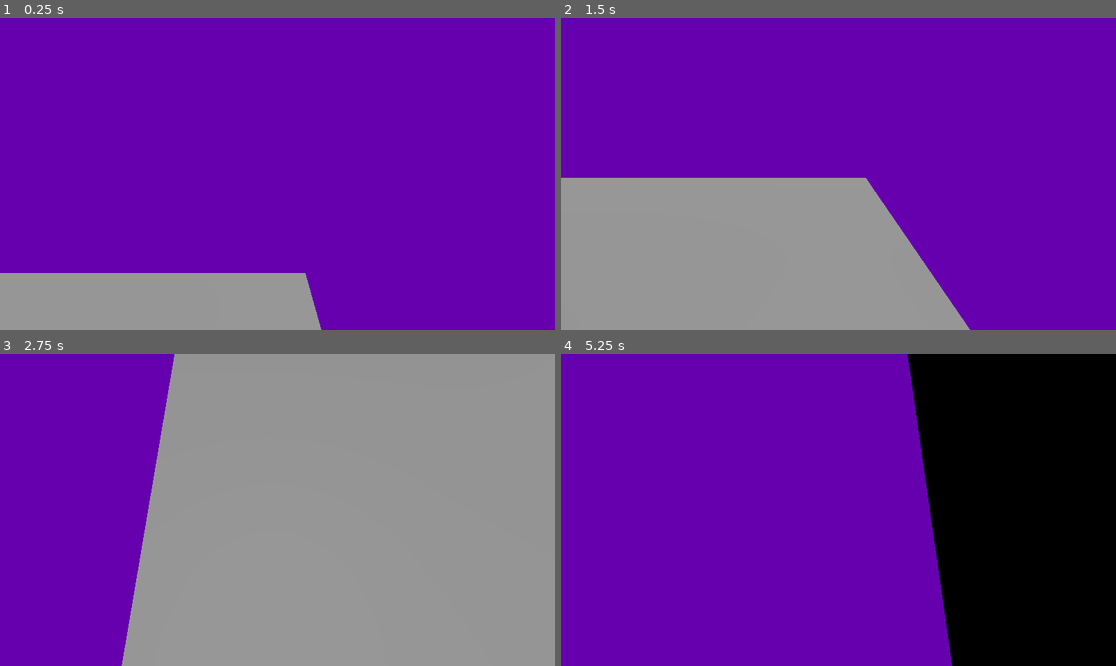
Above: before the commit, frames 1-4 (two rows, left to right).
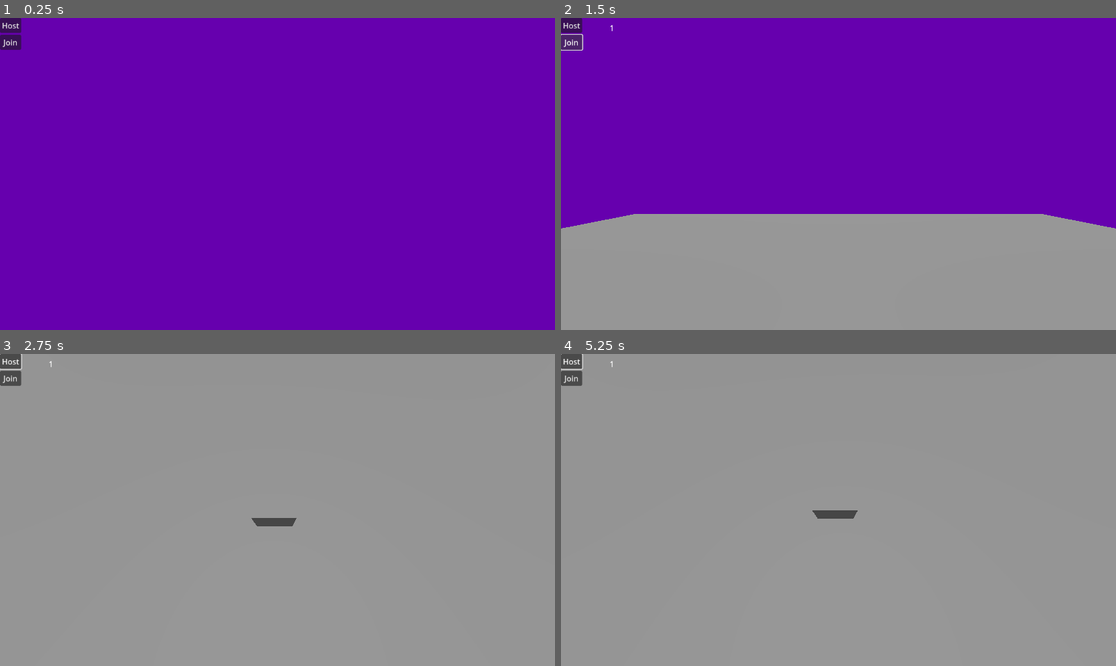
Above: after the commit, the same moments.

Repository: DimoNika/minigames
Game: Godot game, scene res://scenes/world.tscn
The game is run twice, just before and just after one commit, with the same random seed, the same clock (stepped at 60 frames per second) and the same inputs.
Inputs (mouse positions are in pixels of both pictures, inside the frame that each line leads up to):
- Up to frame 1 (0.25 s): no input
- Up to frame 2 (1.5 s): click (572, 24) at 0.5 s, where only the run after the commit has a clickable "Host"; click (572, 42) at 1.25 s, where only the run after the commit has a clickable "Join"
- Up to frame 3 (2.75 s): move the mouse to (305, 510) at 2.02 s; hold W (ui_up) from 2.03 s (still down)
- Up to frame 4 (5.25 s): keep holding W (ui_up); move the mouse to (810, 510) at 2.77 s; move the mouse to (849, 503) at 3.52 s; move the mouse to (832, 516) at 4.27 s; move the mouse to (877, 513) at 5.02 s

The runs differ from the first frame. In frame 1, 11% of the frame differs, in the area x 0-58%, y 0-100%; in frame 2, 19%; in frame 3, 27%; in frame 4, 100%, in the area x 0-100%, y 0-100%.
Error after the commit: Assertion failed: UPNP Discover Failed! Error 24 (res://scripts/world.gd:55)

Commit message:
Work in progress, not end state. Fixes needed

Diff:
--- a/project.godot
+++ b/project.godot
@@ -14,6 +14,10 @@
 run/main_scene="uid://b5jmefsl7yvei"
 config/features=PackedStringArray("4.5", "Forward Plus")
 config/icon="res://icon.svg"
+
+[autoload]
+
+Networking="*res://scripts/networking.gd"
 
 [display]
 
--- /dev/null
+++ b/scenes/control.tscn
@@ -0,0 +1,28 @@
+[gd_scene load_steps=2 format=3 uid="uid://vjrq2mss2vl0"]
+
+[ext_resource type="Script" uid="uid://cpp2dq43di01i" path="res://scripts/control.gd" id="1_5p55f"]
+
+[node name="Control" type="Control"]
+layout_mode = 3
+anchors_preset = 0
+offset_left = 14.0
+offset_top = 12.0
+offset_right = 54.0
+offset_bottom = 52.0
+script = ExtResource("1_5p55f")
+
+[node name="VBoxContainer" type="VBoxContainer" parent="."]
+layout_mode = 0
+offset_right = 40.0
+offset_bottom = 40.0
+
+[node name="Server" type="Button" parent="VBoxContainer"]
+layout_mode = 2
+text = "Server"
+
+[node name="Join" type="Button" parent="VBoxContainer"]
+layout_mode = 2
+text = "Join"
+
+[connection signal="pressed" from="VBoxContainer/Server" to="." method="_on_server_pressed"]
+[connection signal="pressed" from="VBoxContainer/Join" to="." method="_on_join_pressed"]
--- a/scenes/player.tscn
+++ b/scenes/player.tscn
@@ -6,19 +6,43 @@
 
 [sub_resource type="CapsuleMesh" id="CapsuleMesh_3vyb7"]
 
-[node name="Player" type="Node3D"]
+[sub_resource type="BoxMesh" id="BoxMesh_3vyb7"]
+size = Vector3(0.12, 0.155, 0.695)
 
-[node name="CharacterBody3D" type="CharacterBody3D" parent="."]
-transform = Transform3D(1, 0, 0, 0, 1, 0, 0, 0, 1, 0, 1, 0)
+[sub_resource type="SceneReplicationConfig" id="SceneReplicationConfig_3vyb7"]
+properties/0/path = NodePath(".:position")
+properties/0/spawn = true
+properties/0/replication_mode = 1
+properties/1/path = NodePath("Neck:rotation")
+properties/1/spawn = true
+properties/1/replication_mode = 1
+
+[node name="CharacterBody3D" type="CharacterBody3D"]
 script = ExtResource("1_3vyb7")
 
-[node name="CollisionShape3D" type="CollisionShape3D" parent="CharacterBody3D"]
+[node name="CollisionShape3D" type="CollisionShape3D" parent="."]
+transform = Transform3D(1, 0, 0, 0, 1, 0, 0, 0, 1, 0, 1, 0)
 shape = SubResource("CapsuleShape3D_u8vuu")
 
-[node name="MeshInstance3D" type="MeshInstance3D" parent="CharacterBody3D"]
+[node name="MeshInstance3D" type="MeshInstance3D" parent="."]
+transform = Transform3D(1, 0, 0, 0, 1, 0, 0, 0, 1, 0, 1, 0)
 mesh = SubResource("CapsuleMesh_3vyb7")
 
-[node name="Neck" type="Node3D" parent="CharacterBody3D"]
+[node name="Neck" type="Node3D" parent="."]
 transform = Transform3D(1, 0, 0, 0, 1, 0, 0, 0, 1, 0, 0.5711956, 0)
 
-[node name="Camera3D" type="Camera3D" parent="CharacterBody3D/Neck"]
+[node name="Camera3D" type="Camera3D" parent="Neck"]
+transform = Transform3D(1, 0, 0, 0, 1, 0, 0, 0, 1, 0, 1, 0)
+
+[node name="MeshInstance3D" type="MeshInstance3D" parent="Neck"]
+transform = Transform3D(1, 0, 0, 0, 1, 0, 0, 0, 1, -0.00941655, 0.39949262, -0.44436672)
+mesh = SubResource("BoxMesh_3vyb7")
+
+[node name="Label" type="Label" parent="."]
+offset_left = 101.0
+offset_top = 9.0
+offset_right = 141.0
+offset_bottom = 32.0
+
+[node name="MultiplayerSynchronizer" type="MultiplayerSynchronizer" parent="."]
+replication_config = SubResource("SceneReplicationConfig_3vyb7")
--- a/scenes/world.tscn
+++ b/scenes/world.tscn
@@ -1,18 +1,36 @@
 [gd_scene load_steps=4 format=3 uid="uid://b5jmefsl7yvei"]
 
+[ext_resource type="Script" uid="uid://eypotdkhred3" path="res://scripts/world.gd" id="1_4wyf3"]
 [ext_resource type="PackedScene" uid="uid://s8lo0ktwlng1" path="res://scenes/blocks/block1m.tscn" id="1_ras4o"]
 [ext_resource type="PackedScene" uid="uid://g58u688yiacf" path="res://scenes/blocks/block_platform.tscn" id="2_58uta"]
-[ext_resource type="PackedScene" uid="uid://dbwn7jsx70a7e" path="res://scenes/player.tscn" id="3_uxu58"]
 
 [node name="World" type="Node3D"]
+script = ExtResource("1_4wyf3")
 
 [node name="Block" parent="." instance=ExtResource("1_ras4o")]
 transform = Transform3D(1, 0, 0, 0, 1, 0, 0, 0, 1, 6.4598045, 1, 5.5181923)
 
 [node name="Block1m" parent="." instance=ExtResource("2_58uta")]
-
-[node name="Player" parent="." instance=ExtResource("3_uxu58")]
-transform = Transform3D(1, 0, 0, 0, 1, 0, 0, 0, 1, 6.9043674, 3.106226, 0)
+transform = Transform3D(1, 0, 0, 0, 1, 0, 0, 0, 1, 0, -0.93919325, 0)
 
 [node name="DirectionalLight3D" type="DirectionalLight3D" parent="."]
 transform = Transform3D(1, 0, 0, 0, -0.1792658, 0.98380065, 0, -0.98380065, -0.1792658, 0, 21.688526, -6.1823673)
+
+[node name="MultiplayerSpawner" type="MultiplayerSpawner" parent="."]
+_spawnable_scenes = PackedStringArray("uid://dbwn7jsx70a7e")
+spawn_path = NodePath("..")
+
+[node name="VBoxContainer" type="VBoxContainer" parent="."]
+offset_right = 40.0
+offset_bottom = 40.0
+
+[node name="Host" type="Button" parent="VBoxContainer"]
+layout_mode = 2
+text = "Host"
+
+[node name="Join" type="Button" parent="VBoxContainer"]
+layout_mode = 2
+text = "Join"
+
+[connection signal="pressed" from="VBoxContainer/Host" to="." method="_on_host_pressed"]
+[connection signal="pressed" from="VBoxContainer/Join" to="." method="_on_join_pressed"]
--- a/scripts/character_body_3d.gd
+++ b/scripts/character_body_3d.gd
@@ -6,9 +6,27 @@
 
 @onready var neck := $Neck
 @onready var camera := $Neck/Camera3D
+@onready var label := $Label
+
+
+func _enter_tree():
+	#name = get_parent().name
+	set_multiplayer_authority(str(name).to_int())
+
+	#print(name, is_multiplayer_authority())
+
+func _ready() -> void:
+	print(name, is_multiplayer_authority())
+	if is_multiplayer_authority():
+		label.text = name
+		camera.current = true
+		Input.mouse_mode = Input.MOUSE_MODE_CAPTURED
+	else:
+		camera.current = false
 
 
 func _unhandled_input(event: InputEvent) -> void:
+	if !is_multiplayer_authority(): return
 	if event is InputEventMouseButton:
 		Input.mouse_mode = Input.MOUSE_MODE_CAPTURED
 	elif event.is_action_pressed("ui_cancel"):
@@ -25,6 +43,8 @@
 
 
 func _physics_process(delta: float) -> void:
+
+	if !is_multiplayer_authority(): return
 	# Add the gravity.
 	if not is_on_floor():
 		velocity += get_gravity() * delta
@@ -43,4 +63,5 @@
 	else:
 		velocity.x = move_toward(velocity.x, 0, SPEED)
 		velocity.z = move_toward(velocity.z, 0, SPEED)
+
 	move_and_slide()
--- /dev/null
+++ b/scripts/control.gd
@@ -0,0 +1,19 @@
+extends Control
+
+
+# Called when the node enters the scene tree for the first time.
+func _ready() -> void:
+	pass # Replace with function body.
+
+
+# Called every frame. 'delta' is the elapsed time since the previous frame.
+func _process(delta: float) -> void:
+	pass
+
+
+func _on_server_pressed() -> void:
+	Networking.start_server()
+
+
+func _on_join_pressed() -> void:
+	Networking.start_client()
--- /dev/null
+++ b/scripts/networking.gd
@@ -0,0 +1,26 @@
+extends Node
+
+const IP_ADDRESS: String = "localhost"
+const PORT: int = 42069
+
+var peer = ENetMultiplayerPeer.new()
+
+
+#func start_server() -> void:
+	#
+	#peer.create_server(PORT)
+	#multiplayer.multiplayer_peer = peer
+	#
+#
+#func start_client() -> void:
+	#
+	#peer.create_client(IP_ADDRESS, PORT)
+	#multiplayer.multiplayer_peer = peer
+# Called when the node enters the scene tree for the first time.
+func _ready() -> void:
+	pass # Replace with function body.
+
+
+# Called every frame. 'delta' is the elapsed time since the previous frame.
+func _process(delta: float) -> void:
+	pass
--- /dev/null
+++ b/scripts/world.gd
@@ -0,0 +1,63 @@
+extends Node
+
+
+
+
+const ADDRESS = "localhost"
+const PORT = 42069
+
+const Player = preload("res://scenes/player.tscn")
+var enet_peer: ENetMultiplayerPeer
+
+
+# start server
+func _on_host_pressed() -> void:
+	enet_peer = ENetMultiplayerPeer.new()
+	enet_peer.create_server(PORT)
+	multiplayer.multiplayer_peer = enet_peer
+
+	multiplayer.peer_connected.connect(add_player)
+
+	multiplayer.peer_disconnected.connect(remove_player)
+
+	add_player(multiplayer.get_unique_id())
+
+	upnp_setup()
+
+# connect
+func _on_join_pressed() -> void:
+	enet_peer = ENetMultiplayerPeer.new()
+	enet_peer.create_client(ADDRESS, PORT)
+	multiplayer.multiplayer_peer = enet_peer
+
+func add_player(peer_id):
+	if multiplayer.is_server():
+		var player = Player.instantiate()
+		#player.set_multiplayer_authority(peer_id)
+		player.name = str(peer_id)
+		add_child(player)
+
+		print("player spawned: ", peer_id)
+
+func remove_player(peer_id):
+	var player = get_node_or_null(str(peer_id))
+	if player:
+		player.queue_free()
+
+
+func _on_multiplayer_spawner_spawned(node):
+	pass
+
+func upnp_setup():
+	var upnp = UPNP.new()
+
+	var discover_result = upnp.discover()
+	assert(discover_result == UPNP.UPNP_RESULT_SUCCESS, \
+		"UPNP Discover Failed! Error %s" % discover_result)
+
+	assert(upnp.get_gateway() and upnp.get_gateway().is_valid_gateway(), \
+		"UPNP Invalid Gateway!")
+
+	var map_result = upnp.add_port_mapping(PORT)
+	assert(map_result == UPNP.UPNP_RESULT_SUCCESS, \
+		"UPNP Port Mapping Failed! Error %s" % map_result)
Not shown: 1 places in scenes/player.tscn that only renumber resources
Not shown, added: scripts/control.gd.uid
Not shown, added: scripts/networking.gd.uid
Not shown, added: scripts/world.gd.uid
